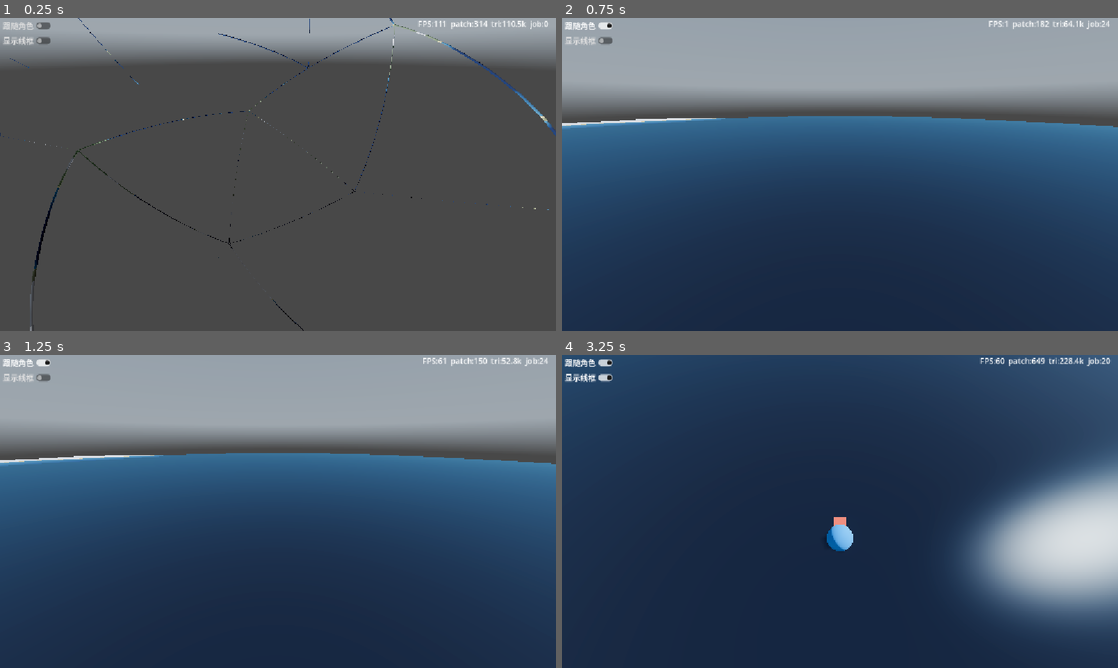
Above: before the commit, frames 1-4 (two rows, left to right).
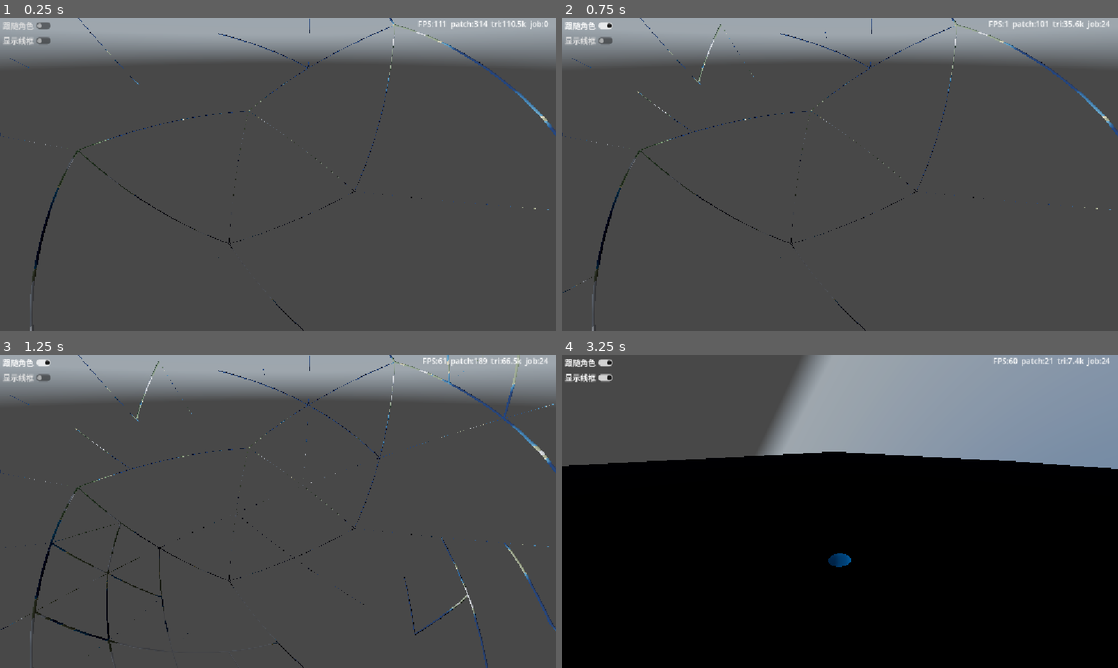
Above: after the commit, the same moments.

Repository: xiaobaibaix/stellar_era_godot
Game: Godot game, scene res://scenes/main.tscn
Two runs of this game, one before a commit and one after it. Both use one fixed random seed, a clock stepped at 60 frames per second and the inputs below. A sky picture missing from this copy of the repository is replaced by a grey-blue gradient.
Inputs (mouse positions are in pixels of both pictures, inside the frame that each line leads up to):
- Up to frame 1 (0.25 s): no input
- Up to frame 2 (0.75 s): click "跟随角色" at 0.5 s
- Up to frame 3 (1.25 s): no input
- Up to frame 4 (3.25 s): click "显示线框" at 1.25 s; tap Enter at 2 s; move the mouse to (867, 511) at 2.02 s; hold Space 2.03-2.78 s; hold W from 2.03 s (still down); click (867, 511) at 2.17 s; move the mouse to (812, 511) at 2.77 s; tap Q at 2.85 s; click (812, 511) at 2.92 s; tap Space at 3.02, 3.05 s

Frame 1 is identical in both runs. In frame 2, 89% of the frame differs, in the area x 0-100%, y 0-100%; in frame 3, 89%; in frame 4, 100%.

Commit message:
开发：添加进入角色的时候选择目的地

Diff:
--- a/scenes/main.tscn
+++ b/scenes/main.tscn
@@ -54,7 +54,6 @@
 cloudTerminatorShift = 0.25
 seaLevel = 0.5
 godrayStrength = 1.39
-frustumMargin = 1.0
 splitBudget = 32
 continentSeed = 1346
 continentOctaves = 8
--- a/scripts/character/player.gd
+++ b/scripts/character/player.gd
@@ -29,6 +29,7 @@
 var _cam_pitch: float = 0.35        # 相机俯仰(绕枢轴的仰角)
 var _initialized: bool = false      # 首帧(terrain 就绪后)贴地初始化
 var _jump_prev: bool = false        # 上一帧跳跃键状态(边沿检测)
+var _block_jump_until_release: bool = false   # 瞬移吃掉触发用的空格, 避免落地即跳(松开后恢复)
 
 
 func _ready() -> void:
@@ -78,7 +79,13 @@
 	# 径向分量: 重力下拉 + 起跳(沿当前 up) —— 来自 PlanetParams
 	var radial_v: float = _vel.dot(up)
 	radial_v -= planet.params.gravity * delta
-	var jump_now: bool = Input.is_physical_key_pressed(KEY_SPACE)
+	var space_pressed: bool = Input.is_physical_key_pressed(KEY_SPACE)
+	# 标记模式空格确认瞬移后, 屏蔽这"一下"空格 → 避免落地即跳; 直到松开空格才恢复跳跃。
+	var jump_now: bool = space_pressed
+	if _block_jump_until_release:
+		jump_now = false
+		if not space_pressed:
+			_block_jump_until_release = false
 	if _on_ground and jump_now and not _jump_prev:
 		radial_v = planet.params.jumpForce
 	_jump_prev = jump_now
@@ -137,6 +144,23 @@
 	var pos: Vector3 = global_position - center
 	var up: Vector3 = pos.normalized() if pos.length_squared() > 1e-6 else Vector3.UP
 	global_position = center + up * (_ground_radius(up) + feet_offset)
+
+
+## 瞬移到出生点(标记模式空格确认时调用)。
+## world_pos 已是位移后地表点; up = 该点径向法线。复用解析贴地: 设位 → 沿径向重贴 → 对齐基 → 刷相机槽位。
+## 清速度/归零 yaw, 避免瞬移后带惯性或朝向错乱。
+func teleport_to(world_pos: Vector3, up: Vector3) -> void:
+	if planet == null or not is_instance_valid(planet):
+		return
+	global_position = world_pos
+	_yaw = 0.0
+	_vel = Vector3.ZERO
+	_on_ground = true
+	_block_jump_until_release = true   # 吃掉触发瞬移的这次空格, 避免落地即跳
+	_snap_to_surface()
+	_align_basis()
+	var new_up: Vector3 = (global_position - planet.global_position).normalized()
+	_update_camera_slot(new_up, _tangent_forward(new_up))
 
 
 # 让模型 +Y 指向径向外(站直), -Z 指向朝向(以后挂相机用)
--- /dev/null
+++ b/scripts/character/spawn_marker.gd
@@ -0,0 +1,58 @@
+# gdlint: disable=variable-name, max-line-length
+## 出生点标记: 进入角色模式前, 鼠标在地表点击放置的箭头(可重复点击覆盖)。
+## 外形 = 圆柱杆 + 圆锥头, 沿径向法线(+Y)竖在位移后的地表上; 无光照 + 自发光 → 昼夜都可见。
+## 由 main.gd 在标记模式下实例化 + place() 定位; main.gd 每帧按相机距离 scale 保持屏幕大小稳定。
+class_name SpawnMarker
+extends Node3D
+
+@export var color: Color = Color(1.0, 0.55, 0.0)   # 亮橙
+@export var height: float = 30.0                   # 箭头总高(世界单位, 在缩放前)
+
+
+func _ready() -> void:
+	var mat := StandardMaterial3D.new()
+	mat.shading_mode = BaseMaterial3D.SHADING_MODE_UNSHADED   # 不受光照 → 夜侧也亮
+	mat.albedo_color = color
+	mat.emission_enabled = true
+	mat.emission = color
+	mat.emission_energy_multiplier = 1.6
+	mat.cull_mode = BaseMaterial3D.CULL_DISABLED              # 双面, 轨道斜看也不缺面
+
+	var shaft_h: float = height * 0.7
+	var head_h: float = height * 0.3
+
+	# 杆: 底部贴地表(y=0), 向上
+	var shaft_mi := MeshInstance3D.new()
+	var shaft := CylinderMesh.new()
+	shaft.top_radius = height * 0.05
+	shaft.bottom_radius = height * 0.05
+	shaft.height = shaft_h
+	shaft_mi.mesh = shaft
+	shaft_mi.material_override = mat
+	shaft_mi.position = Vector3(0.0, shaft_h * 0.5, 0.0)
+	add_child(shaft_mi)
+
+	# 头: 杆顶之上(Godot 无 ConeMesh → CylinderMesh top_radius=0 即圆锥, 尖朝上)
+	var head_mi := MeshInstance3D.new()
+	var head := CylinderMesh.new()
+	head.top_radius = 0.0
+	head.bottom_radius = height * 0.17
+	head.height = head_h
+	head_mi.mesh = head
+	head_mi.material_override = mat
+	head_mi.position = Vector3(0.0, shaft_h + head_h * 0.5, 0.0)
+	add_child(head_mi)
+
+	visible = false
+
+
+## surface_world: 位移后地表点(世界); up: 该点径向法线(单位)。把 +Y 对齐 up、底部落在地表。
+func place(surface_world: Vector3, up: Vector3) -> void:
+	var helper := Vector3(0.0, 0.0, 1.0)
+	if absf(up.dot(helper)) > 0.99:
+		helper = Vector3(1.0, 0.0, 0.0)
+	var x := up.cross(helper).normalized()
+	var z := x.cross(up).normalized()
+	var b := Basis(x, up, z).orthonormalized()
+	global_transform = Transform3D(b, surface_world)
+	visible = true
--- a/scripts/core/main.gd
+++ b/scripts/core/main.gd
@@ -16,6 +16,15 @@
 var _in_player_mode: bool = false
 var _wireframe: bool = false
 var _fps_acc: float = 0.0   # FPS 文本刷新累加器
+
+# 出生点标记模式: 「跟随角色」按下 → 先标记(鼠标可见、轨道相机仍可拖动环视) → 空格确认瞬移角色 + 进角色模式。
+var _aim_mode: bool = false
+var _aim_target: Vector3 = Vector3.ZERO          # 已标记的地表点(世界)
+var _aim_up: Vector3 = Vector3.UP                # 该点径向法线
+var _aim_has_target: bool = false                # 是否已放过标记(空格确认的前提)
+var _aim_press_pos: Vector2 = Vector2.ZERO       # 左键按下位置(拖拽阈值判定点击)
+var _aim_pressing: bool = false
+var _marker: SpawnMarker = null
 
 
 func _ready() -> void:
@@ -33,6 +42,11 @@
 
 func _process(delta: float) -> void:
 	_update_fps(delta)
+	# 标记随相机距离缩放: 拉远/拉近时屏幕大小稳定(否则全球视角下箭头小到看不见)。
+	if _aim_mode and _marker != null and _marker.visible and _aim_has_target and camera != null:
+		var d: float = camera.global_position.distance_to(_aim_target)
+		var s: float = clampf(d / 300.0, 0.6, 12.0)
+		_marker.scale = Vector3.ONE * s
 
 
 func _update_fps(delta: float) -> void:
@@ -52,12 +66,34 @@
 
 
 func _unhandled_input(event: InputEvent) -> void:
-	# ESC 退回轨道相机
-	if _in_player_mode and event.is_action_pressed("ui_cancel"):
-		if toggle != null:
-			toggle.set_pressed_no_signal(false)
-		_enter_orbit()
-		return
+	# ESC: 先退标记模式, 再退角色模式
+	if event.is_action_pressed("ui_cancel"):
+		if _aim_mode:
+			_cancel_aim()
+			return
+		if _in_player_mode:
+			if toggle != null:
+				toggle.set_pressed_no_signal(false)
+			_enter_orbit()
+			return
+
+	# 标记模式: 左键点击 = 放/移标记; 空格 = 确认瞬移 + 进角色模式
+	if _aim_mode:
+		if event is InputEventMouseButton and event.button_index == MOUSE_BUTTON_LEFT:
+			if event.is_pressed():
+				_aim_press_pos = event.position
+				_aim_pressing = true
+			else:
+				# 拖拽阈值: 区分"轨道拖动"(OrbitCamera 处理)与"点击标记"。位移 < 6px 视为点击。
+				if _aim_pressing and event.position.distance_to(_aim_press_pos) < 6.0:
+					_aim_click(event.position)
+				_aim_pressing = false
+			return
+		if event is InputEventKey and event.pressed and not event.echo and event.keycode == KEY_SPACE:
+			if _aim_has_target:
+				_commit_spawn()
+			return
+
 	# F1 纯透视线框(仅边、前后都可见) —— 与 CheckButton「显示线框」同步
 	if event is InputEventKey and event.pressed and not event.echo:
 		match event.keycode:
@@ -71,9 +107,12 @@
 
 func _on_toggled(pressed: bool) -> void:
 	if pressed:
-		_enter_player()
+		_enter_aim()
 	else:
-		_enter_orbit()
+		if _in_player_mode:
+			_enter_orbit()
+		elif _aim_mode:
+			_cancel_aim()
 
 
 # 「显示线框」: 纯透视 wireframe(set_wireframe 同时关背面剔除 → 前后边都可见)
@@ -102,6 +141,8 @@
 	if planet != null:
 		planet.lod_target = player
 	Input.set_mouse_mode(Input.MOUSE_MODE_CAPTURED)
+	if toggle != null:
+		toggle.set_pressed_no_signal(true)   # 标记→确认瞬移后, 按钮=按下态
 
 
 func _enter_orbit() -> void:
@@ -120,3 +161,70 @@
 		camera.current = true
 		camera.set_process(true)
 		camera.set_process_unhandled_input(true)
+
+
+# ===================== 出生点标记模式 =====================
+# 「跟随角色」按下 → 进标记模式(不直接进角色模式): 鼠标可见, 轨道相机仍可左键拖动环视;
+# 左键点击地表 → 放/移箭头标记(可重复覆盖); 空格 → 瞬移角色到标记点 + 进角色模式; ESC → 取消。
+func _enter_aim() -> void:
+	if _in_player_mode or _aim_mode or camera == null or player == null or planet == null:
+		return
+	_aim_mode = true
+	_aim_has_target = false
+	_aim_pressing = false
+	Input.set_mouse_mode(Input.MOUSE_MODE_VISIBLE)   # 显示光标好点选
+	if _marker == null:
+		_marker = SpawnMarker.new()
+		_marker.name = "SpawnMarker"
+		add_child(_marker)
+	_marker.visible = false
+
+
+func _cancel_aim() -> void:
+	_aim_mode = false
+	if toggle != null:
+		toggle.set_pressed_no_signal(false)
+	if _marker != null:
+		_marker.visible = false
+
+
+# 鼠标射线 → 行星基础球面相交 → 该方向径向 → height_at 算位移后地表点 + 法线 → 放标记。
+# 地形是 GPU 位移的, CPU 无精确网格; 用基础球面(R)求视线方向, 再用解析高度沿径向贴到真实地表。
+func _aim_click(mouse_pos: Vector2) -> void:
+	if camera == null or planet == null:
+		return
+	var origin: Vector3 = camera.project_ray_origin(mouse_pos)
+	var rdir: Vector3 = camera.project_ray_normal(mouse_pos)
+	var center: Vector3 = planet.global_position
+	var R: float = planet.params.radius
+	var oc: Vector3 = origin - center
+	var bb: float = oc.dot(rdir)
+	var cc: float = oc.dot(oc) - R * R
+	var disc: float = bb * bb - cc
+	if disc < 0.0:
+		return   # 点到天空了 → 忽略
+	var sq: float = sqrt(disc)
+	var t: float = -bb - sq          # 近交点(相机在球外)
+	if t < 0.0:
+		t = -bb + sq                # 相机在球内 → 取远交点
+	if t < 0.0:
+		return
+	var nd: Vector3 = (origin + rdir * t - center).normalized()
+	var h: float = planet.height_at(nd.x, nd.y, nd.z)
+	var surf: Vector3 = center + nd * (R + h * planet.params.maxHeight)
+	_aim_target = surf
+	_aim_up = nd
+	_aim_has_target = true
+	if _marker != null:
+		_marker.place(surf, nd)
+
+
+# 空格确认: 瞬移角色到标记点 → 进角色模式。
+func _commit_spawn() -> void:
+	if not _aim_has_target or player == null:
+		return
+	_aim_mode = false
+	if _marker != null:
+		_marker.visible = false
+	player.teleport_to(_aim_target, _aim_up)
+	_enter_player()
--- a/scripts/planet/planet.gd
+++ b/scripts/planet/planet.gd
@@ -595,7 +595,7 @@
 
 
 func update(cam: Camera3D) -> void:
-	# LOD 距离 + 地平线剔除都用 lod_target(角色)位置 cp; 视锥用渲染相机 frustum(与 web 一致)。
+	# LOD 细分距离用 lod_target(角色)位置 cp; 地平线剔除/视锥用【真实渲染相机】(见下方 cull_pos/frustum)。
 	var focus: Node3D = lod_target if lod_target != null else cam
 	var cp: Vector3 = focus.global_position - global_position
 	# moved: 相对【上次真正跑 select_lod 时】的位置是否移动(_cam_pos 仅在真正跑时更新)。
@@ -631,8 +631,11 @@
 	_stride_used = 0
 	_remaining_splits = params.splitBudget  # 每 LOD pass 重置分裂预算(移植 web splitBudget)
 	_tree_changed = false   # 本 pass 结构变化标记(select_lod 内 split/merge 置 true)
+	# 地平线剔除(可见性)用真实渲染相机位置 cull_pos; LOD 细分距离仍用 lod_target(cp)。
+	# 角色贴地时地平线极近, 但第三人称相机抬高/后拉看得更远 → 用相机位判可见, 消除中远景三角空洞。
+	var cull_pos: Vector3 = cam.global_position - global_position
 	for r in roots:
-		r.select_lod(cp, frustum, _cam_moved, now, cull)
+		r.select_lod(cp, cull_pos, frustum, _cam_moved, now, cull)
 	# 结构仍在变(分裂/合并级联) 或 有在途 mesh → 保持 _lod_dirty, 让 select_lod 继续跑到稳定。
 	# 这样改参数后即便相机静止, 也会按当前 lod 相机位置重新细分(不再停在最低细分等相机移动)。
 	if _tree_changed or _pending > 0:
--- a/scripts/planet/qnode.gd
+++ b/scripts/planet/qnode.gd
@@ -80,14 +80,16 @@
 	return [1, 1, 1]
 
 
-# cam_pos: 行星本地系聚焦目标(角色/相机)位置(LOD 距离 + 地平线剔除共用, 与 web planet.js 一致);
+# cam_pos: LOD 细分距离用的聚焦目标(角色/lod_target)位置; cull_pos: 可见性剔除用的【真实渲染相机】位置;
 # frustum: 世界系 Plane[]; cam_moved: 是否移动; _now: 未用。
+# 角色模式下 cam_pos(角色)与 cull_pos(相机)分离: 角色贴地时几何地平线极近, 但第三人称相机抬高/后拉
+# 看得更远 → 地平线剔除必须用【相机】位置, 否则相机可见的 chunk 被角色地平线误剔 → 地形出现三角空洞。
 # cull: 是否做剔除(地平线+视锥)。编辑器由 Planet.update 传 false → 只跑距离 LOD 细分, 不隐藏任何 chunk。
 # 移植 planet.js QNode.selectLOD: 地平线剔除 → 视锥剔除 → 分裂/合并滞回(带预算) → 渲染。
-func select_lod(cam_pos: Vector3, frustum: Array, cam_moved: bool, _now: float, cull: bool = true) -> void:
+func select_lod(cam_pos: Vector3, cull_pos: Vector3, frustum: Array, cam_moved: bool, _now: float, cull: bool = true) -> void:
 	var p: PlanetParams = planet.params
-	# 1) 地平线剔除: 行星本体背面的 chunk 直接跳过(整棵子树隐藏)
-	if cull and p.horizonCulling and _is_below_horizon(cam_pos):
+	# 1) 地平线剔除(用渲染相机 cull_pos): 行星本体背面的 chunk 直接跳过(整棵子树隐藏)
+	if cull and p.horizonCulling and _is_below_horizon(cull_pos):
 		_hide_subtree()
 		return
 	var d: float = cam_pos.distance_to(center_world)
@@ -112,7 +114,7 @@
 	# 死区(既不分裂也不合并): 维持现状
 
 	if children != null:
-		_render_interior(cam_pos, frustum, cam_moved, cull)
+		_render_interior(cam_pos, cull_pos, frustum, cam_moved, cull)
 	else:
 		_render_leaf()
 
@@ -128,7 +130,7 @@
 
 
 # 渲染为内部节点: 4 子全就绪 → 隐藏自身、递归子; 否则请求缺失子 + 自身兜底显示(消除 pop-in)。
-func _render_interior(cam_pos: Vector3, frustum: Array, cam_moved: bool, cull: bool = true) -> void:
+func _render_interior(cam_pos: Vector3, cull_pos: Vector3, frustum: Array, cam_moved: bool, cull: bool = true) -> void:
 	var all_ready: bool = (
 		children[0].mesh_inst.mesh != null
 		and children[1].mesh_inst.mesh != null
@@ -138,7 +140,7 @@
 	if all_ready:
 		mesh_inst.visible = false  # 隐藏本层 mesh(子 Qnode 是兄弟, 不受影响)
 		for c in children:
-			c.select_lod(cam_pos, frustum, cam_moved, 0.0, cull)
+			c.select_lod(cam_pos, cull_pos, frustum, cam_moved, 0.0, cull)
 		return
 	# 子未就绪: 请求缺失子 patch, 隐藏子树, 自身兜底渲染
 	for c in children:
Not shown, added: scripts/character/spawn_marker.gd.uid
